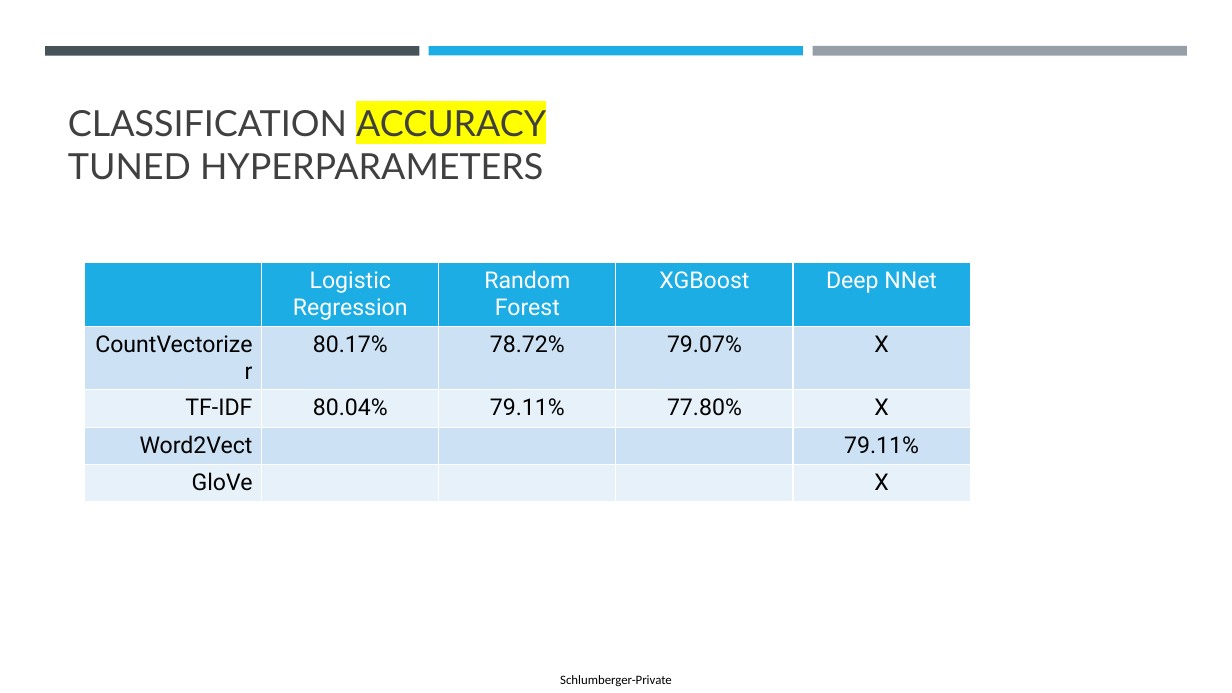
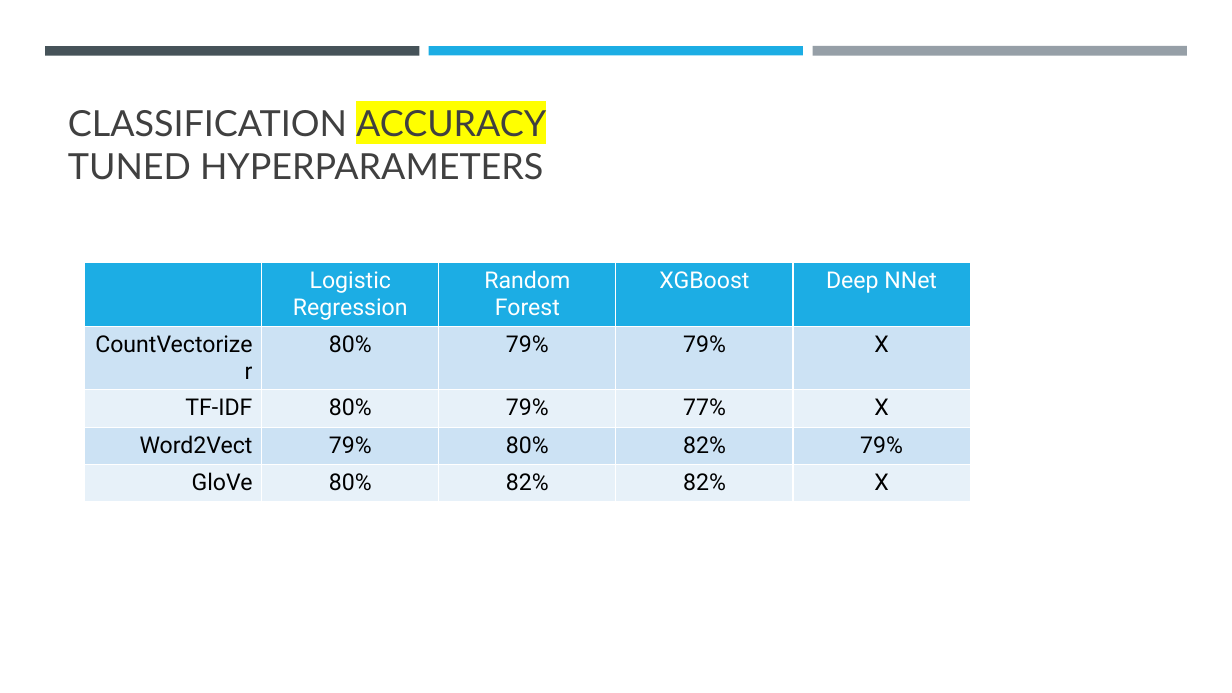
Before and after one commit to philipayazi/Disaster_Tweets, a slide deck: slide 6 of FinalProject_presentation.pptx. Drawn at 1232x693 pixels with LibreOffice and Linux fonts; fonts in the diff are those of the drawing. Boxes give left, top, right and bottom in pixels: in the first picture for what was removed or moved away, otherwise in the second. Text is boxed around its words. In the diff, an @@ line names an element or a change of style, - is before the commit and + after.

```diff
--- a/FinalProject_presentation.pptx
+++ b/FinalProject_presentation.pptx
@@ table at bbox=[85, 262, 972, 495] @@
-row 2: CountVectorizer | 80.17% | 78.72% | 79.07% | X
+row 2: CountVectorizer | 80% | 79% | 79% | X
-row 3: TF-IDF | 80.04% | 79.11% | 77.80% | X
+row 3: TF-IDF | 80% | 79% | 77% | X
-row 4: Word2Vect |  |  |  | 79.11%
+row 4: Word2Vect | 79% | 80% | 82% | 79%
-row 5: GloVe |  |  |  | X
+row 5: GloVe | 80% | 82% | 82% | X
@@ rectangle added at bbox=[529, 672, 694, 692], fill #FFFFFF @@
@@ text removed at bbox=[560, 675, 672, 686] @@
-Schlumberger-Private
```
Also in this commit, not shown: 8 other slides changed, 2 slides added, 2 slides removed.
